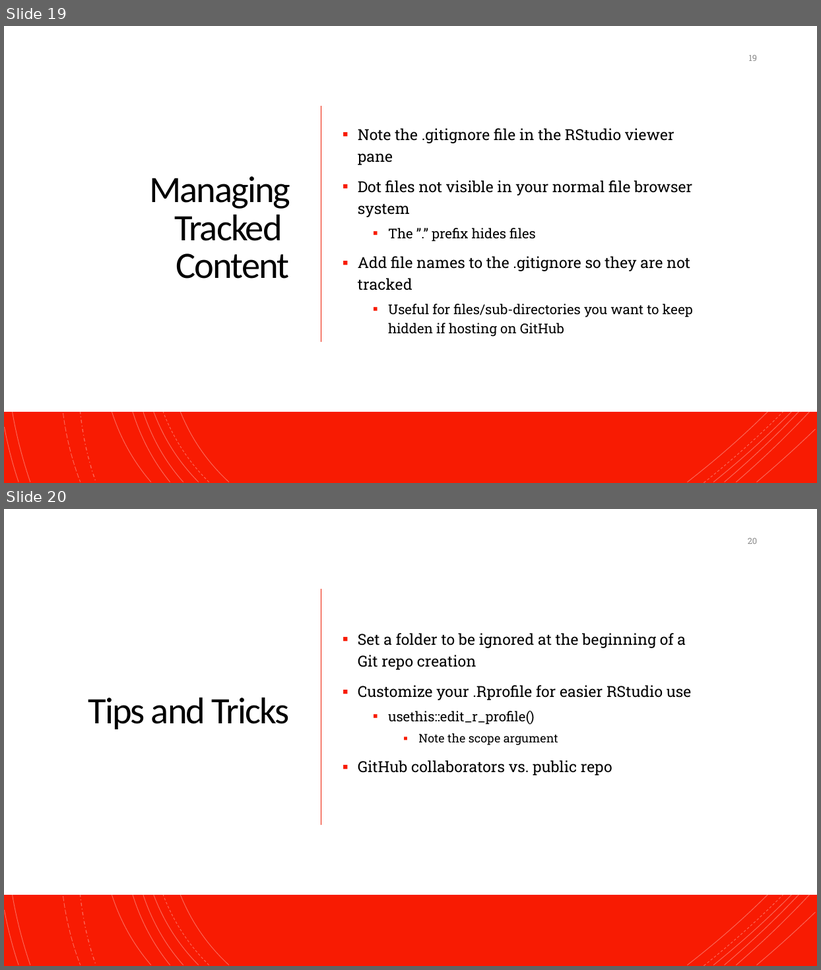
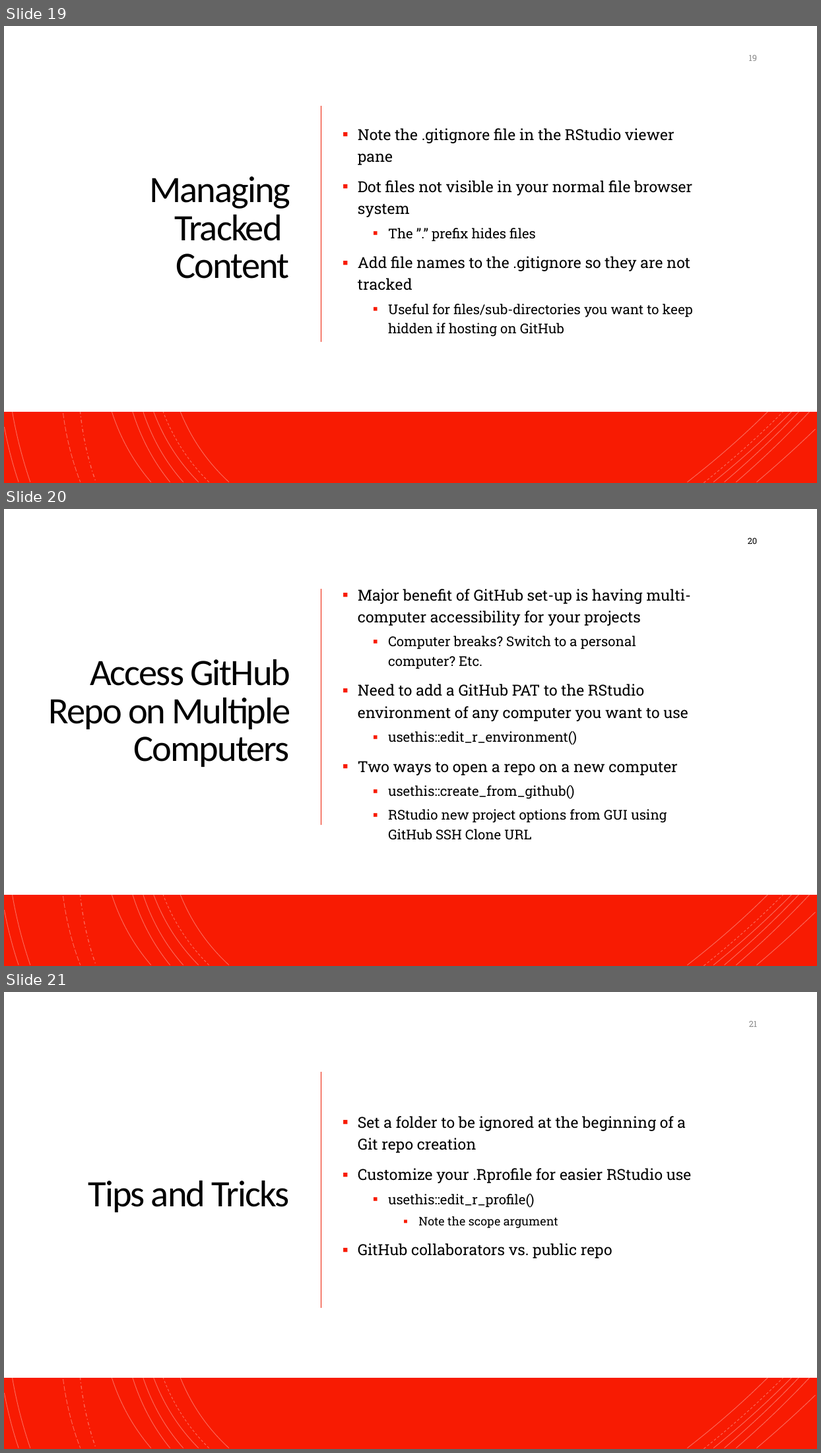
Before and after one commit to NeuroShepherd/R_Coding_Presentations, a slide deck: RStudio, Git, and Github/RStudio_Git_Github.pptx. Shown one above the other, each under a label of ours: slides 19 and 20 before the commit, slides 19, 20 and 21 after it. The pictures are 821x970 and 821x1453 pixels, drawn with LibreOffice and Linux fonts; fonts in the diff are those of the drawing. Boxes give left, top, right and bottom in pixels: in the first picture for what was removed or moved away, otherwise in the second. Text is boxed around its words. In the diff, an @@ line names an element or a change of style, - is before the commit and + after.

Commit message:
Edit RStudio/Git presentation from 2nd laptop

```diff
--- a/RStudio, Git, and Github/RStudio_Git_Github.pptx
+++ b/RStudio, Git, and Github/RStudio_Git_Github.pptx
@@ slide 20 added at [4, 509, 817, 966], background #FFFFFF; not listed: 18 template elements that a slide beside it also shows @@
@@ rectangle added at [4, 509, 817, 966], fill #F81B02 @@
@@ rectangle added at [4, 509, 817, 895], fill #FFFFFF @@
@@ group added at [4, 509, 816, 966]: 21 freeform shapes @@
@@ page number added at [748, 537, 757, 544], 10 pt, text #000000 @@
+20
@@ line added from (321, 589) to (321, 826), #ED1A02 1 pt @@
@@ text added at [358, 589, 691, 840], 18 pt, text #000000 @@
+▪ Major benefit of GitHub set-up is having multi-computer accessibility for your projects
+  ▪ Computer breaks? Switch to a personal computer? Etc.
+▪ Need to add a GitHub PAT to the RStudio environment of any computer you want to use
+  ▪ usethis::edit_r_environment()
+▪ Two ways to open a repo on a new computer
+  ▪ usethis::create_from_github()
+  ▪ RStudio new project options from GUI using GitHub SSH Clone URL
@@ title added at [49, 659, 291, 767], 44 pt, text #000000 @@
+Access GitHub Repo on Multiple Computers
@@ what was slide 20 is now slide 21 @@
@@ page number at [749, 1021, 757, 1027]: text changed @@
-20
+21
```
Also in this commit, not shown: 1 other file.
